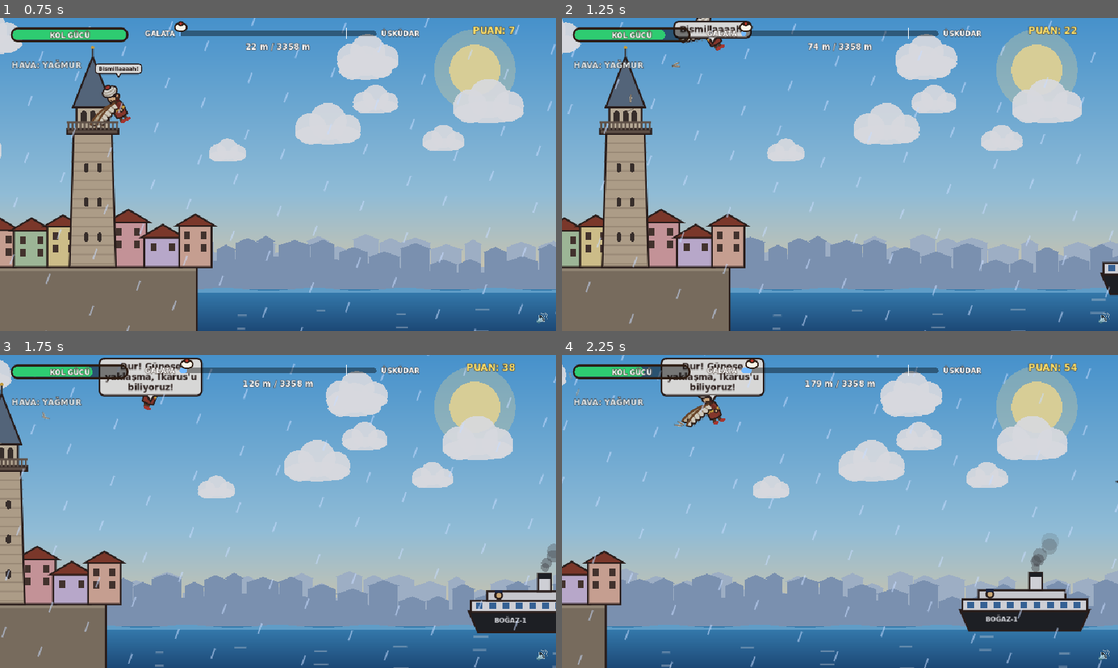
Above: before the commit, frames 1-4 (two rows, left to right).
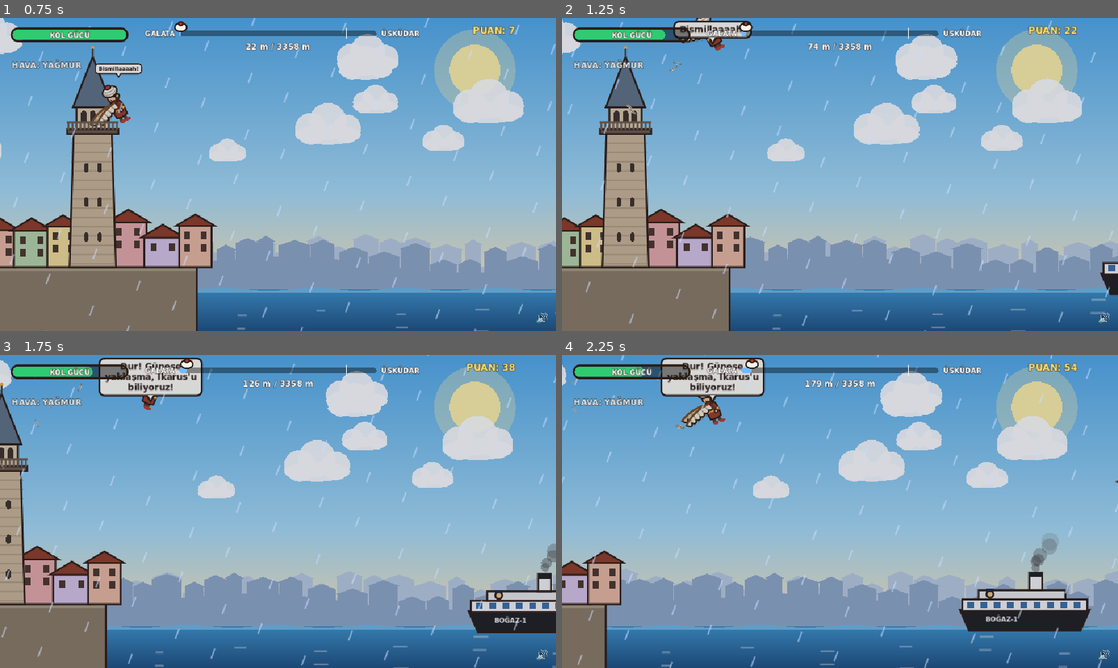
Above: after the commit, the same moments.

Repository: Aykutnet/hezarfen
Game: Godot game, scene res://game/main.tscn
Two runs of this game, one before a commit and one after it. Both use one fixed random seed, a clock stepped at 60 frames per second and the inputs below.
Inputs (mouse positions are in pixels of both pictures, inside the frame that each line leads up to):
- Up to frame 1 (0.75 s): tap Enter (ui_accept) at 0.5 s; move the mouse to (400, 158) at 0.52 s; hold Right (ui_right) from 0.53 s (still down); tap Backspace at 0.6 s; click (400, 158) at 0.67 s
- Up to frame 2 (1.25 s): keep holding Right (ui_right); tap Enter (ui_accept) at 0.77, 1.07 s
- Up to frame 3 (1.75 s): release Right (ui_right) at 1.25 s; drag from (166, 527) to (250, 574) at 1.27 s
- Up to frame 4 (2.25 s): move the mouse to (895, 442) at 2.02 s; hold Right (ui_right) from 2.03 s (still down); tap Keypad Enter at 2.1 s

Frame 1 is identical in both runs. In frame 2, less than 0.1% of the frame differs, in the area x 11-22%, y 13-31%; in frame 3, less than 0.1%; in frame 4, less than 0.1%, in the area x 1-22%, y 5-24%.

Commit message:
ElevenLabs ses efektleri: 27 efekt, 45 varyasyon (web + Godot)
Kayıt yoksa eski sentez efektler çalar; menü sesleri sentezde kaldı.

Co-Authored-By: Claude Opus 5.5 <noreply@anthropic.com>

Diff:
--- a/game/snd.gd
+++ b/game/snd.gd
@@ -8,7 +8,8 @@
 const MUS_VOL := 0.42
 
 var muted := false
-var sfx := {}           # ad -> AudioStreamWAV
+var sfx := {}           # ad -> AudioStreamWAV (sentez)
+var sfx_rec := {}       # ad -> [AudioStream] (ElevenLabs kayıtları)
 var sfx_players: Array[AudioStreamPlayer] = []
 var mus_a: AudioStreamPlayer
 var mus_b: AudioStreamPlayer
@@ -40,7 +41,17 @@
 	vo_mode = int(D.save_data.get("vo", 2))
 	var t0 := Time.get_ticks_msec()
 	_build_sfx()
-	print("[snd] efektler hazır: ", sfx.size(), " ses, ", Time.get_ticks_msec() - t0, " ms")
+	# ElevenLabs efekt kayıtları (sfx/); olan efektler sentez sesin yerine geçer
+	var sm := FileAccess.get_file_as_string("res://sfx/manifest.json")
+	var smj = JSON.parse_string(sm) if sm != "" else null
+	if smj is Dictionary:
+		for n in smj:
+			var arr: Array = []
+			for f in smj[n]:
+				var st = load("res://sfx/%s.mp3" % f)
+				if st is AudioStream: arr.append(st)
+			if not arr.is_empty(): sfx_rec[n] = arr
+	print("[snd] efektler hazır: ", sfx.size(), " sentez, ", sfx_rec.size(), " kayıt, ", Time.get_ticks_msec() - t0, " ms")
 
 func _process(dt: float) -> void:
 	var target := MUS_VOL * duck * (0.0 if muted else 1.0)
@@ -130,15 +141,26 @@
 
 # ---------------------------------------------------------------- efektler
 func play(n: String) -> void:
-	if muted or not sfx.has(n):
-		return
+	if muted:
+		return
+	var st: AudioStream = null
+	var vol := 0.0
+	if sfx_rec.has(n):
+		var arr: Array = sfx_rec[n]
+		st = arr[randi() % arr.size()]
+		vol = -2.5
+	elif sfx.has(n):
+		st = sfx[n]
+	else:
+		return
+	var pl: AudioStreamPlayer = sfx_players[0]
 	for p in sfx_players:
 		if not p.playing:
-			p.stream = sfx[n]
-			p.play()
-			return
-	sfx_players[0].stream = sfx[n]
-	sfx_players[0].play()
+			pl = p
+			break
+	pl.stream = st
+	pl.volume_db = vol
+	pl.play()
 
 var _buf := PackedFloat32Array()
 
Not shown, added: sfx/boing_0.mp3.import
Not shown, added: sfx/boing_1.mp3.import
Not shown, added: sfx/bonk_0.mp3.import
Not shown, added: sfx/bonk_1.mp3.import
Not shown, added: sfx/bonk_2.mp3.import
Not shown, added: sfx/clang_0.mp3.import
Not shown, added: sfx/crash_0.mp3.import
Not shown, added: sfx/crash_1.mp3.import
Not shown, added: sfx/cricket_0.mp3.import
Not shown, added: sfx/dash_0.mp3.import
Not shown, added: sfx/dash_1.mp3.import
Not shown, added: sfx/drum_0.mp3.import
(and 79 more such lines)
